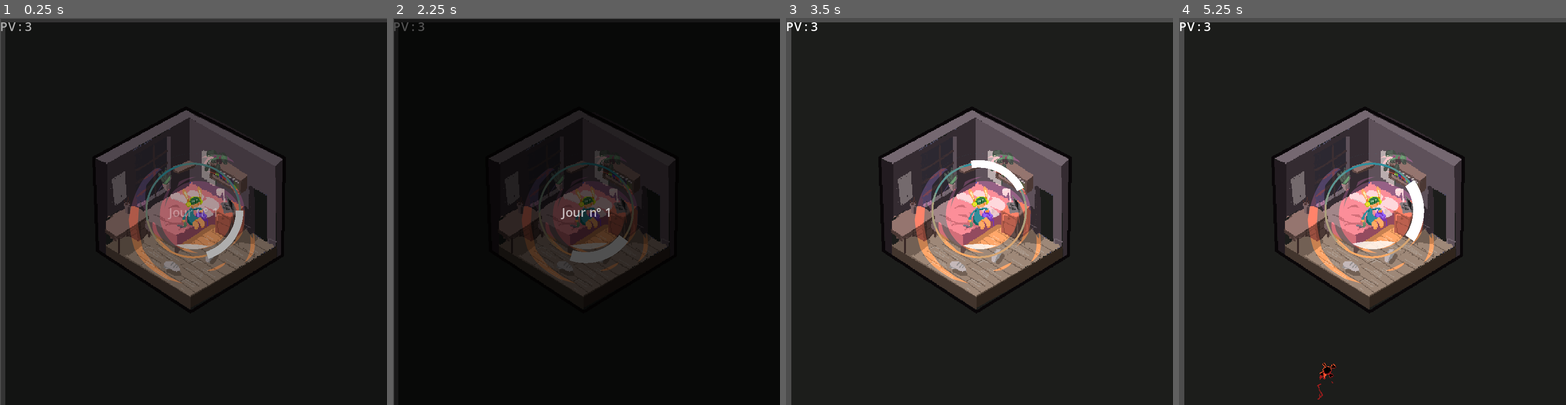
Above: before the commit, frames 1-4 (left to right).
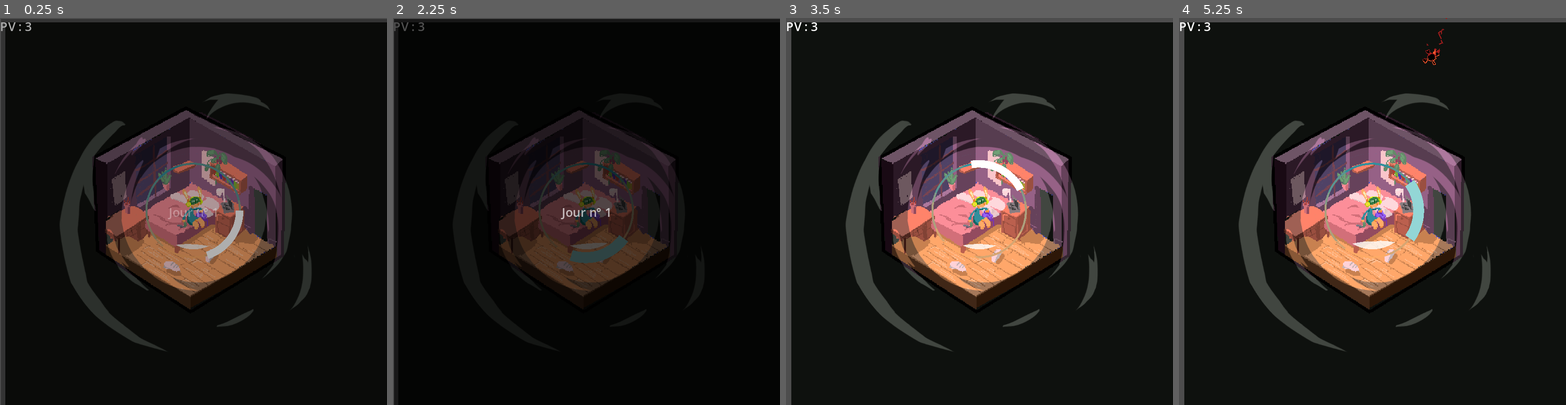
Above: after the commit, the same moments.

Repository: Zacharieg/socialBubble
Game: Godot game, scene res://scenes/game.tscn
The game is run twice, just before and just after one commit, with the same random seed, the same clock (stepped at 60 frames per second) and the same inputs.
Inputs:
- Up to frame 1 (0.25 s): no input
- Up to frame 2 (2.25 s): tap Enter at 0.5 s; hold D (right) 0.53-1.28 s; hold Space (action) 0.53-1.28 s; hold A (left) 1.28-2.03 s; tap Space (action) at 1.35 s; hold D (right) from 2.03 s (still down); hold Space (action) from 2.03 s (still down)
- Up to frame 3 (3.5 s): keep holding D (right); release Space (action) at 2.78 s; tap Space (action) at 2.85 s
- Up to frame 4 (5.25 s): release D (right) at 3.53 s; hold Space (action) 3.53-4.28 s; hold A (left) from 3.53 s (still down); tap Space (action) at 4.35 s; hold Space (action) from 5.03 s (still down)

The runs differ from the first frame. In frame 1, 11% of the frame differs, in the area x 15-81%, y 19-86%; in frame 2, 3.5%; in frame 3, 12%; in frame 4, 12%, in the area x 15-81%, y 0-99%.

Commit message:
several game and feedback improvements

Diff:
--- a/objects/character.tscn
+++ b/objects/character.tscn
@@ -88,6 +88,18 @@
 "update": 0,
 "values": [10.0]
 }
+tracks/1/type = "value"
+tracks/1/imported = false
+tracks/1/enabled = true
+tracks/1/path = NodePath("shield:modulate")
+tracks/1/interp = 1
+tracks/1/loop_wrap = true
+tracks/1/keys = {
+"times": PackedFloat32Array(),
+"transitions": PackedFloat32Array(),
+"update": 0,
+"values": []
+}
 
 [sub_resource type="Animation" id="Animation_jatob"]
 resource_name = "bounce"
@@ -103,6 +115,18 @@
 "transitions": PackedFloat32Array(1, 1, 1),
 "update": 0,
 "values": [10.0, 15.0, 10.0]
+}
+tracks/1/type = "value"
+tracks/1/imported = false
+tracks/1/enabled = true
+tracks/1/path = NodePath("shield:modulate")
+tracks/1/interp = 1
+tracks/1/loop_wrap = true
+tracks/1/keys = {
+"times": PackedFloat32Array(0, 0.1, 0.3),
+"transitions": PackedFloat32Array(1, 1, 1),
+"update": 0,
+"values": [Color(1, 1, 1, 1), Color(0.364706, 0.756863, 0.756863, 1), Color(1, 1, 1, 1)]
 }
 
 [sub_resource type="AnimationLibrary" id="AnimationLibrary_v8lfg"]
--- a/scenes/game.tscn
+++ b/scenes/game.tscn
@@ -13,8 +13,8 @@
 
 [sub_resource type="ShaderMaterial" id="ShaderMaterial_v0f0t"]
 shader = ExtResource("5_bfbvu")
-shader_parameter/saturation = 0.25
-shader_parameter/brightness_change = -0.2
+shader_parameter/saturation = 0.5
+shader_parameter/brightness_change = -0.4
 shader_parameter/vortex_texture = ExtResource("6_ye1j6")
 
 [sub_resource type="Animation" id="Animation_nswt7"]
@@ -54,6 +54,21 @@
 "new_day": SubResource("Animation_uu2vu")
 }
 
+[sub_resource type="Animation" id="Animation_laf8i"]
+length = 0.001
+tracks/0/type = "value"
+tracks/0/imported = false
+tracks/0/enabled = true
+tracks/0/path = NodePath(".:modulate")
+tracks/0/interp = 1
+tracks/0/loop_wrap = true
+tracks/0/keys = {
+"times": PackedFloat32Array(0),
+"transitions": PackedFloat32Array(1),
+"update": 0,
+"values": [Color(1, 1, 1, 1)]
+}
+
 [sub_resource type="Animation" id="Animation_phmh6"]
 resource_name = "game_over"
 length = 2.0
@@ -70,21 +85,6 @@
 "values": [Color(1, 1, 1, 0), Color(1, 1, 1, 1)]
 }
 
-[sub_resource type="Animation" id="Animation_laf8i"]
-length = 0.001
-tracks/0/type = "value"
-tracks/0/imported = false
-tracks/0/enabled = true
-tracks/0/path = NodePath(".:modulate")
-tracks/0/interp = 1
-tracks/0/loop_wrap = true
-tracks/0/keys = {
-"times": PackedFloat32Array(0),
-"transitions": PackedFloat32Array(1),
-"update": 0,
-"values": [Color(1, 1, 1, 1)]
-}
-
 [sub_resource type="AnimationLibrary" id="AnimationLibrary_kltvp"]
 _data = {
 "RESET": SubResource("Animation_laf8i"),
@@ -96,7 +96,6 @@
 
 [node name="ennemy_spawner" type="Node2D" parent="."]
 script = ExtResource("3_p7uip")
-difficulty_angle_max = 120
 
 [node name="level" type="Node2D" parent="."]
 position = Vector2(250, 250)
--- a/scripts/Capacities/capacity.gd
+++ b/scripts/Capacities/capacity.gd
@@ -23,6 +23,8 @@
 func _ready() -> void:
 	is_running = false
 	capacity_cooldown = 0.
+	jaugeMat.set_shader_parameter('albedo', Color.WHITE)
+	jaugeMat.set_shader_parameter('fV', capacity_jauge)
 
 func _process(delta: float) -> void:
 	if not is_running :
--- a/scripts/character.gd
+++ b/scripts/character.gd
@@ -7,6 +7,7 @@
 
 const MAX_HIT_POINT = 1
 const HIT_WINDOW = 0.2
+const ACTION_COOLDOWN = 0.2
 
 @onready var shield : Shield = $shield
 
@@ -18,7 +19,6 @@
 
 var time_since_action : float = 100.
 
-
 func _ready() -> void:
 	#position = get_viewport_rect().size / 2.
 	get_tree().get_root().get_node("game/ui/VBoxContainer/life_label").text = str("PV : ", life)
@@ -27,7 +27,7 @@
 
 func _process(delta: float) -> void:
 	time_since_action += delta
-	if Input.is_action_pressed("action"):
+	if Input.is_action_just_pressed("action") && time_since_action > ACTION_COOLDOWN:
 		$AnimationPlayer.play("bounce")
 		time_since_action = 0.
 
--- a/scripts/ennemySpawner.gd
+++ b/scripts/ennemySpawner.gd
@@ -4,9 +4,8 @@
 @onready var spawn_dist = get_viewport_rect().size.x/2
 @export var inbetween_spawning_time = 2.0
 @onready var inbetween_rand_time = 0.0
-@onready var initial_angle = 0
-
-@export var difficulty_angle_max = 100
+@onready var last_angle : float = randf_range(0, 2*PI)
+var difficulty_angle_max : float = PI/2
 
 var timer: Timer
 
@@ -37,18 +36,28 @@
 	# Démarrer le timer
 	timer.start()
 
+func get_enemy_new_angle() -> float:
+	var new_angle : float = randf_range(
+		last_angle - difficulty_angle_max/2.,
+		last_angle - difficulty_angle_max/2.,
+	)
+	print("last_angle" + str(last_angle))
+	print("new_angle" + str(new_angle))
+	last_angle = new_angle
+	return new_angle
+
 func spawnEnnemy():
 	var initial_pos = Vector2(0,0)
-	initial_angle = deg_to_rad(randi_range(initial_angle,initial_angle+difficulty_angle_max))
-	var x_from_character = cos(initial_angle) * spawn_dist
-	var y_from_character = sin(initial_angle) * spawn_dist
+	var angle = get_enemy_new_angle()
+	var x_from_character = cos(angle) * spawn_dist
+	var y_from_character = sin(angle) * spawn_dist
 	var center = get_viewport_rect().size / 2
 
 	initial_pos = Vector2(x_from_character, y_from_character) + center
 
 	var ennemy = preload("res://objects/ennemy.tscn").instantiate()
 	ennemy.position = initial_pos
-	ennemy.rotation = initial_angle
+	ennemy.rotation = angle
 	get_tree().get_root().get_node("game").add_child(ennemy)
 
 func pause_spawner():
--- a/scripts/level.gd
+++ b/scripts/level.gd
@@ -44,9 +44,9 @@
 	get_tree().get_root().get_node("game/ennemy_spawner").set_spawning_timer()
 
 	#L'angle de génération des ennemis est de plus en plus élevé
-	if get_tree().get_root().get_node("game/ennemy_spawner").difficulty_angle_max + difficulty_increase_angle <= 359:
-		get_tree().get_root().get_node("game/ennemy_spawner").difficulty_angle_max += difficulty_increase_angle
-	else : get_tree().get_root().get_node("game/ennemy_spawner").difficulty_angle_max = 359
+
+	get_tree().get_root().get_node("game/ennemy_spawner").difficulty_angle_max += PI/4
+
 	set_day_timer()
 	pass
 
--- a/scripts/sad.gdshader
+++ b/scripts/sad.gdshader
@@ -7,7 +7,7 @@
 
 void fragment() {
 	vec4 default_color = texture(TEXTURE, UV);
-	vec2 vortex_uv = UV / 0.5 - vec2(0.498);
+	vec2 vortex_uv = UV;
 	vec4 vortex = texture(vortex_texture, vortex_uv);
 
 	float brightness = (default_color.r + default_color.g + default_color.b)/3. + brightness_change;
--- a/scripts/shield.gd
+++ b/scripts/shield.gd
@@ -64,6 +64,10 @@
 
 func is_ennemy_on_shield(ennemy : Ennemy, shield_number : int = 0) -> bool:
 	var ennemy_angle = ennemy.rotation
+	while ennemy_angle < 0:
+		ennemy_angle += 2*PI
+	while ennemy_angle > 2*PI:
+		ennemy_angle -= 2*PI
 	var start_angle = get_start_angle(shield_number)
 	var end_angle = get_end_angle(shield_number)
 
